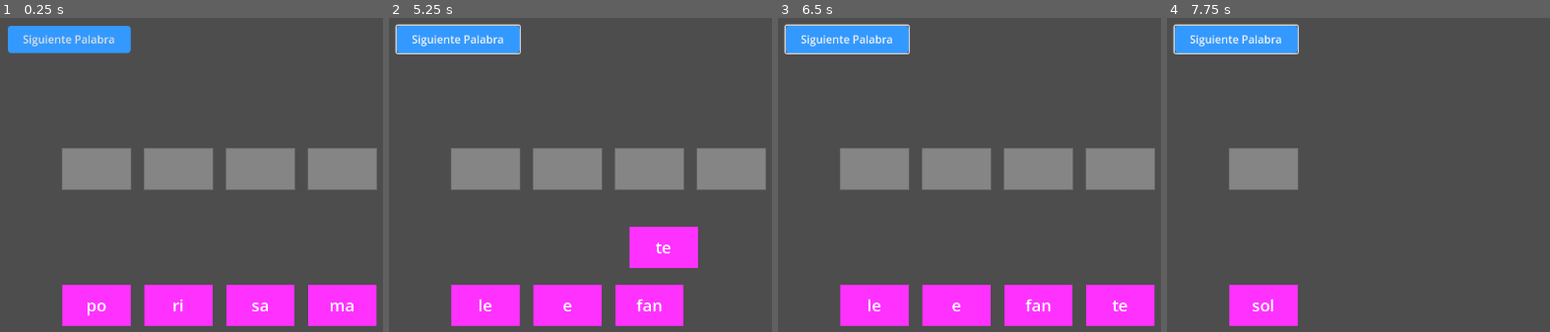
Above: before the commit, frames 1-4 (left to right).
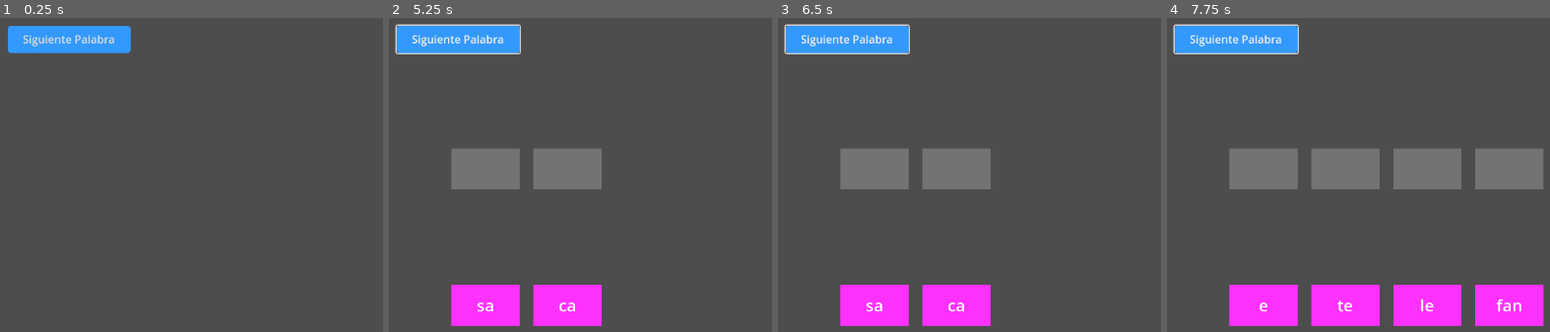
Above: after the commit, the same moments.

Repository: alvaro-francisco-gil/lectoemocion
Game: Godot game, scene res://GestorJuego.tscn
The game is run twice, just before and just after one commit, with the same random seed, the same clock (stepped at 60 frames per second) and the same inputs.
Inputs (mouse positions are in pixels of both pictures, inside the frame that each line leads up to):
- Up to frame 1 (0.25 s): no input
- Up to frame 2 (5.25 s): click "Siguiente Palabra" at 0.5 s; click "Siguiente Palabra" at 1.25 s; click "Siguiente Palabra" at 2 s; tap Enter at 2.75, 4.25 s; move the mouse to (outside the picture) at 2.77 s; click (outside the picture) at 2.92 s; tap Space at 3.5, 5 s; drag from (618, 256) to (450, 149) at 3.52 s; move the mouse to (outside the picture) at 4.27 s; click (outside the picture) at 4.42 s; drag from (737, 322) to (534, 149) at 5.02 s
- Up to frame 3 (6.5 s): move the mouse to (outside the picture) at 5.77 s; click (outside the picture) at 5.92 s
- Up to frame 4 (7.75 s): tap Enter at 6.5 s; drag from (1320, 165) to (1392, 284) at 6.52 s; tap Space at 7.25 s; move the mouse to (outside the picture) at 7.27 s; click (outside the picture) at 7.42 s

The runs differ from the first frame. In frame 1, 19% of the frame differs, in the area x 16-99%, y 41-99%; in frame 2, 9.9%; in frame 3, 9.9%; in frame 4, 14%.

Commit message:
añadir funcionalidad de juego tarjetas

Diff:
--- a/GestorJuego.gd
+++ b/GestorJuego.gd
@@ -1,10 +1,14 @@
 extends Node2D
+
+signal vidas_actualizadas(vidas_restantes)
+signal juego_terminado
 
 @export var escena_tarjeta : PackedScene
 @export var escena_hueco : PackedScene
 
 @onready var nodo_huecos = $Huecos
 @onready var nodo_tarjetas = $Tarjetas
+@onready var nodo_vidas = $Vidas
 
 # Diccionario de palabras y sus sílabas
 var palabras = {
@@ -19,13 +23,26 @@
 }
 
 var palabra_actual = ""
-var tarjeta_actual = null  # Para rastrear la tarjeta que se está arrastrando
-var tarjetas_colocadas = 0  # Contador de tarjetas colocadas correctamente
+var tarjetas_colocadas = 0
+var total_tarjetas = 0
+var vidas = 3
 
 func _ready():
 	print("GestorJuego iniciado")
-	# Selecciona una palabra aleatoria para empezar
+
+	# Asegurarse de que el nodo de vidas existe
+	if not nodo_vidas:
+		print("ERROR: Nodo de vidas no encontrado!")
+		return
+
+	# Conectar señales
+	connect("vidas_actualizadas", Callable(nodo_vidas, "actualizar_vidas"))
+	connect("juego_terminado", Callable(self, "_on_juego_terminado"))
+
+	# Inicializar el juego
 	seleccionar_palabra_aleatoria()
+	total_tarjetas = nodo_tarjetas.get_child_count()
+	emit_signal("vidas_actualizadas", vidas)
 
 func seleccionar_palabra_aleatoria():
 	var palabras_disponibles = palabras.keys()
@@ -73,6 +90,34 @@
 		nodo_tarjetas.add_child(tarjeta)
 		print("Tarjeta creada: ", silabas_desordenadas[i], " con ID: ", idx)
 
+func intentar_colocar_tarjeta(tarjeta, hueco):
+	if hueco.tarjeta_actual == null:
+		if tarjeta.silaba_id == hueco.hueco_id:
+			# Colocación correcta
+			hueco.aceptar_tarjeta(tarjeta)
+			tarjetas_colocadas += 1
+
+			# Verificar si se completó el nivel
+			if tarjetas_colocadas == total_tarjetas:
+				print("¡Nivel completado!")
+				await get_tree().create_timer(1.0).timeout
+				siguiente_palabra()
+		else:
+			# Colocación incorrecta
+			hueco.mostrar_error()
+			vidas -= 1
+			print("Vidas restantes: ", vidas)
+			emit_signal("vidas_actualizadas", vidas)
+
+			if vidas <= 0:
+				print("¡Juego terminado! Sin vidas restantes")
+				emit_signal("juego_terminado")
+			else:
+				# Devolver la tarjeta a su posición original
+				tarjeta.position = tarjeta.start_position
+				tarjeta.can_drag = true
+				hueco.liberar_tarjeta()
+
 func _on_tarjeta_colocada(hueco_id: int, tarjeta_id: int):
 	if hueco_id == tarjeta_id:
 		tarjetas_colocadas += 1
@@ -89,41 +134,8 @@
 func añadir_palabra(palabra: String, silabas: Array):
 	palabras[palabra] = silabas
 
-# Función para comprobar si una tarjeta está en el hueco correcto
-func comprobar_encaje(tarjeta):
-	print("Comprobando encaje de tarjeta: ", tarjeta.silaba_texto, " con ID: ", tarjeta.silaba_id)
-	var tarjeta_pos = tarjeta.global_position
-	var encajada = false
-	var hueco_mas_cercano = null
-	var distancia_minima = 50.0  # Reducimos la distancia para hacer más preciso el encaje
-
-	# Comprueba cada hueco
-	for hueco in nodo_huecos.get_children():
-		var distancia = tarjeta_pos.distance_to(hueco.global_position)
-		print("Distancia a hueco ", hueco.hueco_id, ": ", distancia)
-		if distancia < distancia_minima:
-			distancia_minima = distancia
-			hueco_mas_cercano = hueco
-
-	# Si encontramos un hueco cercano
-	if hueco_mas_cercano:
-		print("Hueco más cercano encontrado: ", hueco_mas_cercano.hueco_id)
-		# Si el hueco está vacío o tiene la misma tarjeta
-		if hueco_mas_cercano.tarjeta_actual == null or hueco_mas_cercano.tarjeta_actual == tarjeta:
-			# Si el ID de la tarjeta coincide con el ID del hueco
-			if tarjeta.silaba_id == hueco_mas_cercano.hueco_id:
-				print("¡Encaje correcto!")
-				hueco_mas_cercano.aceptar_tarjeta(tarjeta)
-				encajada = true
-			else:
-				print("Encaje incorrecto - IDs no coinciden")
-				# Mostrar error si la tarjeta no coincide
-				hueco_mas_cercano.mostrar_error()
-				tarjeta.position = tarjeta.start_position
-	else:
-		print("No se encontró hueco cercano")
-
-	# Si la tarjeta no encajó en ningún hueco, vuelve a su posición inicial
-	if not encajada:
-		print("Tarjeta no encajada, volviendo a posición inicial")
-		tarjeta.position = tarjeta.start_position
+func _on_juego_terminado():
+	print("¡Juego terminado! Reiniciando...")
+	# Esperar un momento antes de reiniciar
+	await get_tree().create_timer(1.0).timeout
+	get_tree().reload_current_scene()
--- a/HuecoSilaba.gd
+++ b/HuecoSilaba.gd
@@ -1,48 +1,68 @@
 extends Node2D
+
+const TarjetaBase = preload("res://TarjetaBase.gd")
 
 signal tarjeta_colocada(hueco_id, tarjeta_id)
 
-@export var hueco_id: int = 0  # El identificador que debe coincidir con la tarjeta
-var tarjeta_actual = null  # Referencia a la tarjeta que está en este hueco
+@onready var area = $Area2D
+@onready var sprite = $Sprite2D
+@onready var label = $Label
+
+var hueco_id = -1
+var tarjeta_actual = null
 
 func _ready():
-	# Añadir un borde al hueco
-	var border = ColorRect.new()
-	border.size = Vector2(102, 62)  # Ligeramente más grande que el hueco
-	border.position = Vector2(-1, -1)
-	border.color = Color(0.5, 0.5, 0.5, 0.5)
-	add_child(border)
-	move_child(border, 0)  # Mover al fondo
+	# Configurar el área de detección
+	area.monitoring = true
+	area.monitorable = true
 
-	# Configurar el Area2D para detectar tarjetas
-	$Area2D.monitoring = true
-	$Area2D.monitorable = true
+	# Asegurarse de que el CollisionShape2D tenga el tamaño correcto
+	var shape_size = Vector2(100, 60)  # Tamaño exacto del hueco
+	if has_node("Area2D/CollisionShape2D"):
+		var shape = $Area2D/CollisionShape2D.shape
+		if shape is RectangleShape2D:
+			shape.size = shape_size
 
-	# Ajustar el tamaño del CollisionShape2D para que coincida con el hueco
-	var collision = $Area2D/CollisionShape2D
-	if collision:
-		collision.shape.size = Vector2(100, 60)  # Mismo tamaño que el ColorRect
+	# Conectar señales
+	area.connect("area_entered", Callable(self, "_on_area_entered"))
+	area.connect("area_exited", Callable(self, "_on_area_exited"))
+
+func _process(_delta):
+	# Buscar tarjetas cercanas
+	var gestor = get_node("/root/GestorJuego")
+	if gestor and gestor.nodo_tarjetas:
+		for tarjeta in gestor.nodo_tarjetas.get_children():
+			if tarjeta is TarjetaBase and tarjeta.dragging:
+				var distancia = global_position.distance_to(tarjeta.global_position)
+				if distancia < 50.0:  # Reducir la distancia de aceptación
+					tarjeta.current_slot = self
+
+func _on_area_entered(area_other):
+	if area_other.get_parent() is TarjetaBase:
+		var tarjeta = area_other.get_parent()
+		tarjeta.current_slot = self
+
+func _on_area_exited(area_other):
+	if area_other.get_parent() is TarjetaBase:
+		var tarjeta = area_other.get_parent()
+		if tarjeta.current_slot == self:
+			tarjeta.current_slot = null
 
 func aceptar_tarjeta(tarjeta):
-	if tarjeta_actual != null:
-		tarjeta_actual.position = tarjeta_actual.start_position
 	tarjeta_actual = tarjeta
-	# Asegurarse de que la tarjeta se mueva al hueco
-	tarjeta.global_position = global_position
-	# Cambiar el color del borde para indicar que está ocupado
-	$ColorRect.color = Color(0.7, 0.9, 0.7, 0.3)  # Verde claro
-	# Emitir señal de tarjeta colocada
+	tarjeta.global_position = global_position  # Usar global_position en lugar de position
+	tarjeta.can_drag = false
 	emit_signal("tarjeta_colocada", hueco_id, tarjeta.silaba_id)
+
+func mostrar_error():
+	if sprite:
+		var tween = create_tween()
+		tween.parallel().tween_property(sprite, "modulate", Color(1, 0, 0, 1), 0.1)
+		tween.parallel().tween_property(sprite, "modulate", Color(1, 1, 1, 1), 0.1)
+		tween.set_loops(3)
 
 func liberar_tarjeta():
 	if tarjeta_actual != null:
 		tarjeta_actual.position = tarjeta_actual.start_position
+		tarjeta_actual.can_drag = true
 	tarjeta_actual = null
-	# Restaurar el color original
-	$ColorRect.color = Color(0.8, 0.8, 0.8, 0.3)  # Gris original
-
-func mostrar_error():
-	# Parpadear en rojo para indicar error
-	var tween = create_tween()
-	tween.tween_property($ColorRect, "color", Color(1, 0.3, 0.3, 0.3), 0.2)
-	tween.tween_property($ColorRect, "color", Color(0.8, 0.8, 0.8, 0.3), 0.2)
--- a/TarjetaBase.gd
+++ b/TarjetaBase.gd
@@ -6,44 +6,81 @@
 var dragging = false
 var offset = Vector2.ZERO
 var start_position = Vector2.ZERO
+var current_slot = null
+var can_drag = true
 
 func _ready():
 	start_position = position
-	print("Tarjeta creada: ", silaba_texto, " en posición: ", position)
 	# Actualizar el texto de la etiqueta
 	if has_node("Label"):
 		$Label.text = silaba_texto
 
+	# Configurar el Area2D
+	if has_node("Area2D"):
+		$Area2D.monitoring = true
+		$Area2D.monitorable = true
+		$Area2D.connect("area_entered", Callable(self, "_on_area_entered"))
+		$Area2D.connect("area_exited", Callable(self, "_on_area_exited"))
+
+		# Asegurarse de que el CollisionShape2D tenga el tamaño correcto
+		if has_node("Area2D/CollisionShape2D"):
+			var shape = $Area2D/CollisionShape2D.shape
+			if shape is RectangleShape2D:
+				shape.size = Vector2(100, 60)  # Tamaño exacto de la tarjeta
+
+func _process(_delta):
+	# Buscar huecos cercanos
+	if dragging:
+		var gestor = get_node("/root/GestorJuego")
+		if gestor and gestor.nodo_huecos:
+			var hueco_mas_cercano = null
+			var distancia_minima = 50.0  # Reducir la distancia de aceptación
+
+			for hueco in gestor.nodo_huecos.get_children():
+				var distancia = global_position.distance_to(hueco.global_position)
+				if distancia < distancia_minima:
+					distancia_minima = distancia
+					hueco_mas_cercano = hueco
+
+			if hueco_mas_cercano:
+				current_slot = hueco_mas_cercano
+			else:
+				current_slot = null
+
 func _input(event):
+	if not can_drag:
+		return
+
 	if event is InputEventMouseButton:
 		if event.button_index == MOUSE_BUTTON_LEFT:
 			if event.pressed and get_rect().has_point(to_local(event.position)):
-				print("Iniciando arrastre de tarjeta: ", silaba_texto)
 				dragging = true
 				offset = get_global_mouse_position() - global_position
 			elif dragging:
-				print("Soltando tarjeta: ", silaba_texto)
 				dragging = false
-				# Al soltar, avisamos al gestor para comprobar si está sobre un hueco
-				var gestor = get_node("/root/GestorJuego")
-				if gestor:
-					print("Llamando a comprobar_encaje en GestorJuego")
-					gestor.comprobar_encaje(self)
+				if current_slot != null:
+					var gestor = get_node("/root/GestorJuego")
+					if gestor:
+						gestor.intentar_colocar_tarjeta(self, current_slot)
 				else:
-					print("ERROR: No se encontró el nodo GestorJuego")
-				# Si no encajó, vuelve a su posición inicial
-				if not is_in_slot():
-					position = start_position
+					volver_a_posicion_inicial()
 	elif event is InputEventMouseMotion and dragging:
 		global_position = get_global_mouse_position() - offset
 
-func is_in_slot() -> bool:
-	# Puedes implementar aquí la lógica para saber si la tarjeta está en un hueco
-	# O dejarlo vacío y que el gestor lo controle
-	return false
+func volver_a_posicion_inicial():
+	position = start_position
+	can_drag = true
+
+func _on_area_entered(area):
+	if area.get_parent() is Node2D and area.get_parent().has_method("aceptar_tarjeta"):
+		current_slot = area.get_parent()
+
+func _on_area_exited(area):
+	if area.get_parent() == current_slot:
+		current_slot = null
 
 func get_rect() -> Rect2:
 	var color_rect = $ColorRect
 	if color_rect:
 		return Rect2(Vector2.ZERO, color_rect.size)
-	return Rect2(Vector2.ZERO, Vector2(120, 80))  # Tamaño por defecto
+	return Rect2(Vector2.ZERO, Vector2(100, 60))  # Tamaño por defecto ajustado
--- /dev/null
+++ b/Vidas.gd
@@ -0,0 +1,42 @@
+extends Node2D
+
+var vidas = 3
+var corazones = []
+
+func _ready():
+	# Posicionar el nodo en la parte superior de la pantalla
+	position = Vector2(20, 20)  # 20 píxeles desde el borde superior izquierdo
+
+	# Crear los corazones iniciales
+	for i in range(vidas):
+		var corazon = ColorRect.new()
+		corazon.size = Vector2(40, 40)
+		corazon.position = Vector2(i * 50, 0)  # Espaciado de 50 píxeles entre corazones
+		corazon.color = Color(1, 0, 0, 1)  # Rojo sólido
+
+		# Crear la forma del corazón usando un Polygon2D
+		var heart_shape = Polygon2D.new()
+		var points = PackedVector2Array([
+			Vector2(20, 10),  # Punto superior
+			Vector2(10, 20),  # Izquierda
+			Vector2(20, 30),  # Abajo
+			Vector2(30, 20),  # Derecha
+			Vector2(20, 10)   # Volver al inicio
+		])
+		heart_shape.polygon = points
+		heart_shape.color = Color(1, 0, 0, 1)
+		heart_shape.position = Vector2(0, 0)
+
+		corazon.add_child(heart_shape)
+		add_child(corazon)
+		corazones.append(corazon)
+		print("Corazón creado en posición: ", corazon.position)
+
+func actualizar_vidas(vidas_restantes):
+	print("Actualizando vidas: ", vidas_restantes)
+	vidas = vidas_restantes
+
+	# Actualizar la visibilidad de los corazones
+	for i in range(corazones.size()):
+		corazones[i].visible = i < vidas
+		print("Corazón ", i, " visible: ", corazones[i].visible)
Not shown, added: Vidas.gd.uid
Binary file added: assets/corazon.png
Not shown, added: assets/corazon.png.import
